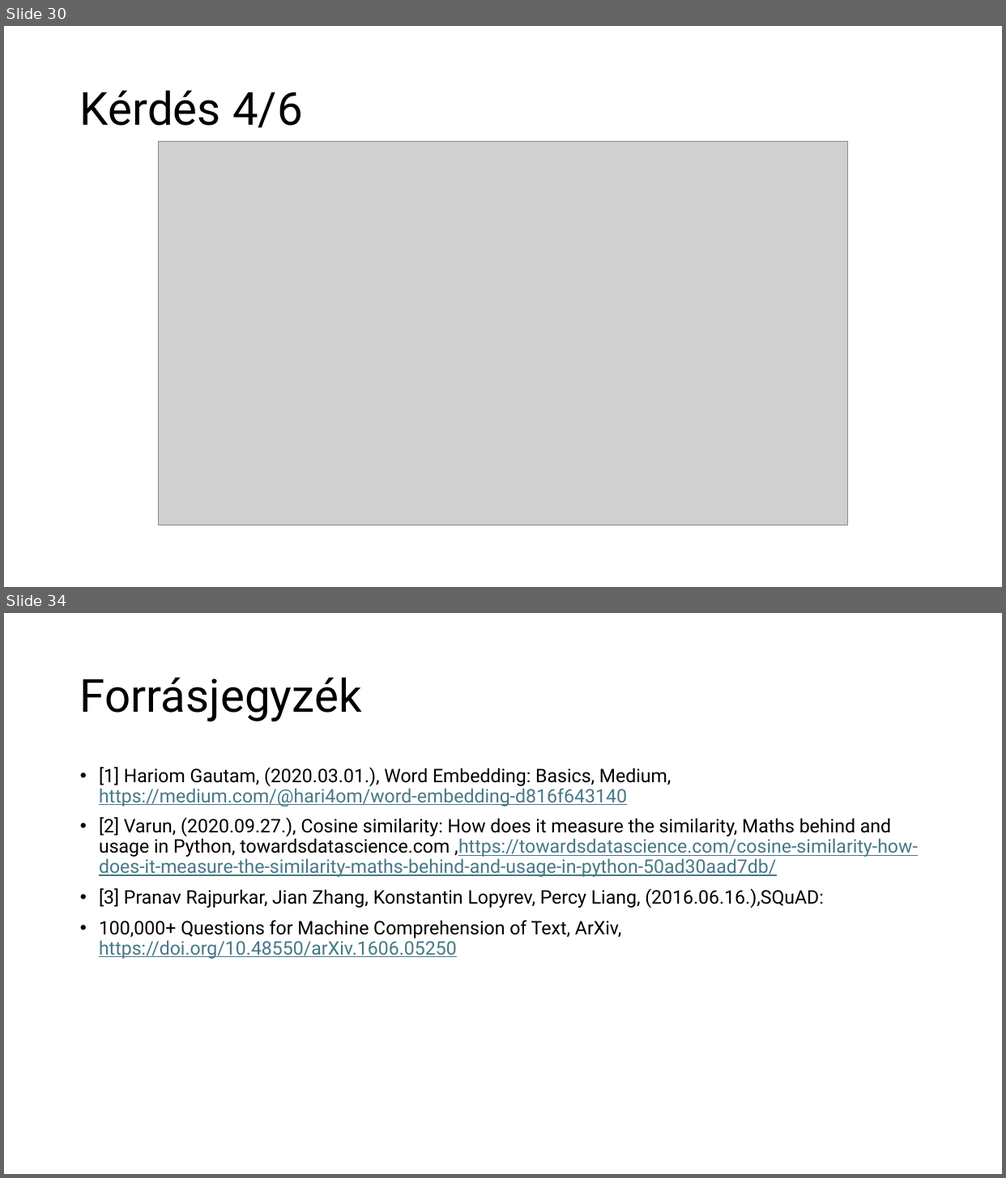
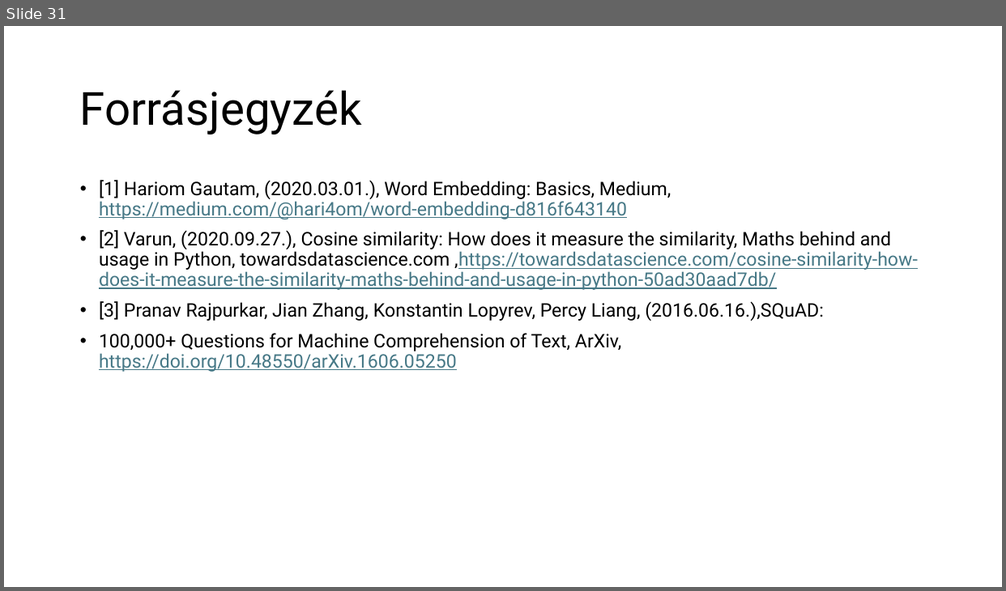
Before and after one commit to czotterbenedek/rag-onlineclustering-optimization, a slide deck: tdk/CzotterBenedek_TDK_javitott_2.0.pptx. Shown one above the other, each under a label of ours: slides 30 and 34 before the commit, slide 31 after it; the slides between them are not shown. The pictures are 1006x1178 and 1006x591 pixels, drawn with LibreOffice and Linux fonts; fonts in the diff are those of the drawing; grey boxes stand for pictures. Boxes give left, top, right and bottom in pixels: in the first picture for what was removed or moved away, otherwise in the second. Text is boxed around its words. In the diff, an @@ line names an element or a change of style, - is before the commit and + after.

```diff
--- a/tdk/CzotterBenedek_TDK_javitott_2.0.pptx
+++ b/tdk/CzotterBenedek_TDK_javitott_2.0.pptx
@@ slide 30 removed at <box>4,26,1002,587</box>, background #FFFFFF @@
@@ title removed at <box>80,90,303,128</box> @@
-Kérdés 4/6
@@ picture removed at <box>158,142,849,525</box> @@
@@ what was slide 34 is now slide 31 @@
```
Also in this commit, not shown: 29 slides changed, 2 other slides removed.
